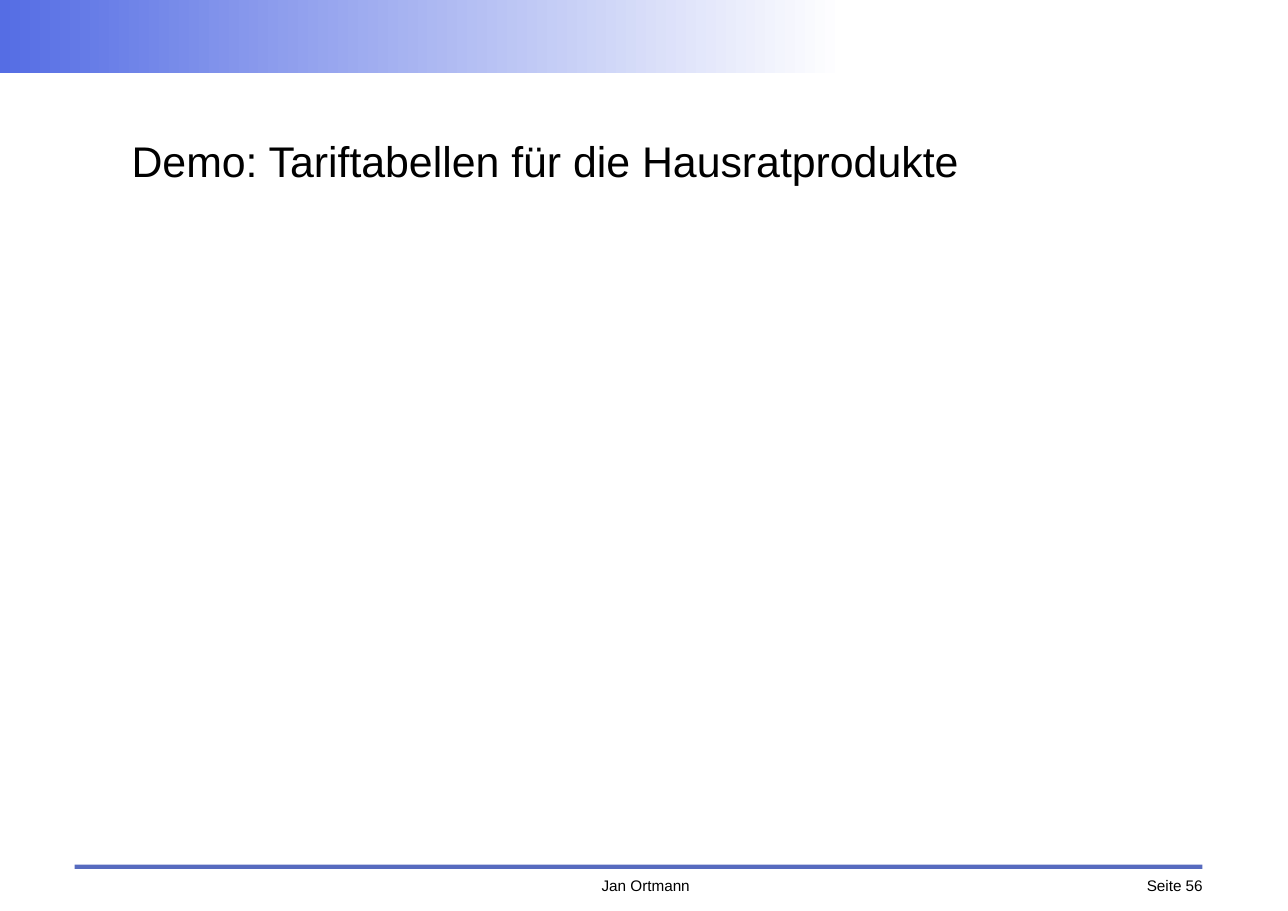
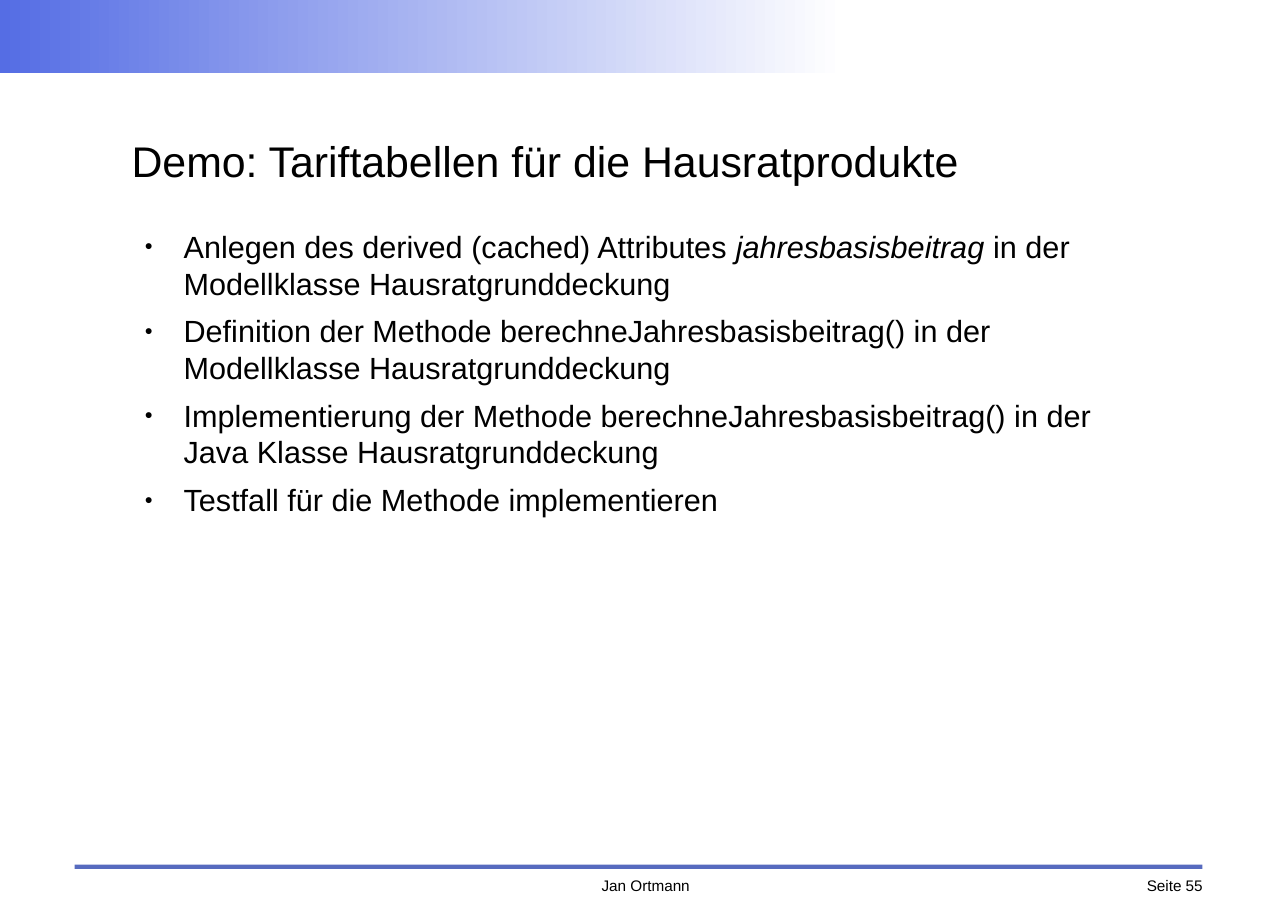
Before and after one commit to faktorips/faktorips.base, a slide deck: slide 55 of org.faktorips.doc/schulung/anwendungsentwicklung/FaktorIPS-Schulung.odp (slide 56 before the commit). Drawn at 1288x911 pixels with LibreOffice and Linux fonts; fonts in the diff are those of the drawing; background and template pictures are left out. Boxes give left, top, right and bottom in pixels: in the first picture for what was removed or moved away, otherwise in the second. Text is boxed around its words. In the diff, an @@ line names an element or a change of style, - is before the commit and + after.

```diff
--- a/org.faktorips.doc/schulung/anwendungsentwicklung/FaktorIPS-Schulung.odp
+++ b/org.faktorips.doc/schulung/anwendungsentwicklung/FaktorIPS-Schulung.odp
@@ text added at (184,235,1091,517), 20 pt, text #000000 @@
+● Anlegen des derived (cached) Attributes jahresbasisbeitrag in der Modellklasse Hausratgrunddeckung
+● Definition der Methode berechneJahresbasisbeitrag() in der Modellklasse Hausratgrunddeckung
+● Implementierung der Methode berechneJahresbasisbeitrag() in der Java Klasse Hausratgrunddeckung
+● Testfall für die Methode implementieren
```
Also in this commit, not shown: 13 other slides changed, 11 slides added, 1 slide removed, 11 other files.
